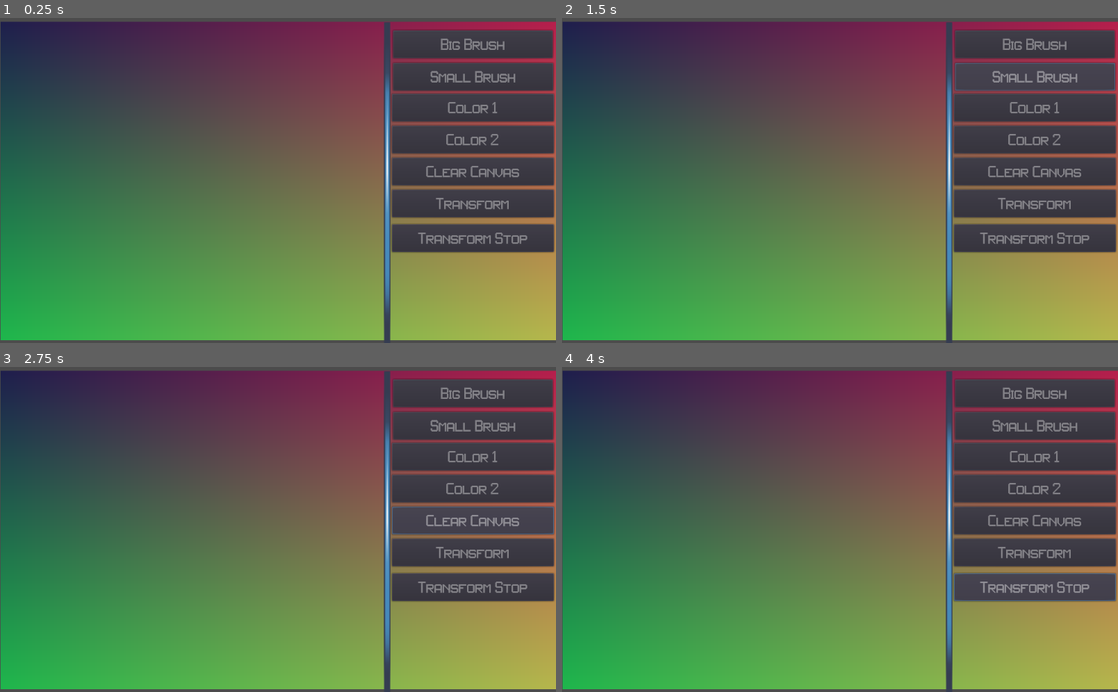
Above: before the commit, frames 1-4 (two rows, left to right).
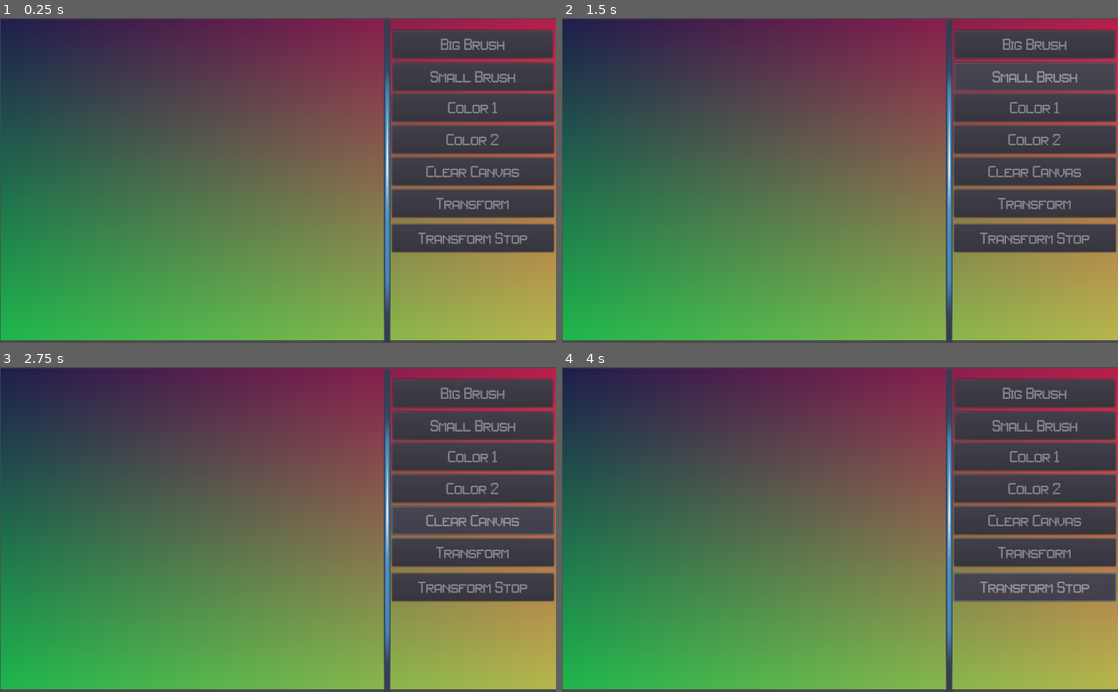
Above: after the commit, the same moments.

Repository: Rileydevlab/SwipePaint
Game: Godot game, scene res://base.tscn
Same seed, same stepped clock (60 frames per second), same inputs: the game is played once before the commit and once after it. The engine's default icon, where the game draws it, is replaced by a stand-in: a white triangle on a blue panel in a dark square.
Inputs:
- Up to frame 1 (0.25 s): no input
- Up to frame 2 (1.5 s): click "Big Brush" at 0.5 s; click "Small Brush" at 1.25 s
- Up to frame 3 (2.75 s): click "Clear Canvas" at 2 s
- Up to frame 4 (4 s): click "Transform" at 2.75 s; click "Transform Stop" at 3.5 s

The runs differ from the first frame. In frame 1, 0.8% of the frame differs, in the area x 0-100%, y 0-2%; in frame 2, 0.8%; in frame 3, 0.8%; in frame 4, 0.8%.

Commit message:
Export to html

Diff:
--- a/base.tscn
+++ b/base.tscn
@@ -27,8 +27,8 @@
 [node name="Background" type="Sprite" parent="."]
 light_mask = 8
 material = SubResource( 2 )
-position = Vector2( 516.059, 301.267 )
-scale = Vector2( 16.0808, 9.19419 )
+position = Vector2( 516.059, 298.887 )
+scale = Vector2( 16.0808, 9.26856 )
 texture = ExtResource( 2 )
 
 [node name="BigBrush" type="Button" parent="."]
@@ -108,14 +108,14 @@
 margin_top = 199.0
 margin_right = 1020.0
 margin_bottom = 250.0
-custom_fonts/font = SubResource( 5 )
+custom_fonts/font = SubResource( 3 )
 text = "Color 2"
 __meta__ = {
 "_edit_use_anchors_": false
 }
 
 [node name="Boundry2" type="Sprite" parent="."]
-position = Vector2( 713.187, 305.627 )
+position = Vector2( 713.187, 301.627 )
 scale = Vector2( 0.181871, 9.30641 )
 texture = ExtResource( 2 )
 [connection signal="timeout" from="Timer" to="." method="_on_Timer_timeout"]
--- a/project.godot
+++ b/project.godot
@@ -19,10 +19,15 @@
 run/main_scene="res://base.tscn"
 config/icon="res://icon.png"
 
+[display]
+
+window/stretch/mode="viewport"
+
 [input_devices]
 
 pointing/emulate_touch_from_mouse=true
 
 [rendering]
 
+quality/driver/driver_name="GLES2"
 environment/default_environment="res://default_env.tres"
Binary file added: GameExport/index.png
Not shown, added: GameExport/index.png.import
Not shown: 7 places in base.tscn that only renumber resources
Not shown, added: GameExport.zip
Not shown, added: GameExport/index.html
Not shown, added: GameExport/index.js
Not shown, added: GameExport/index.pck
Not shown, added: GameExport/index.wasm
